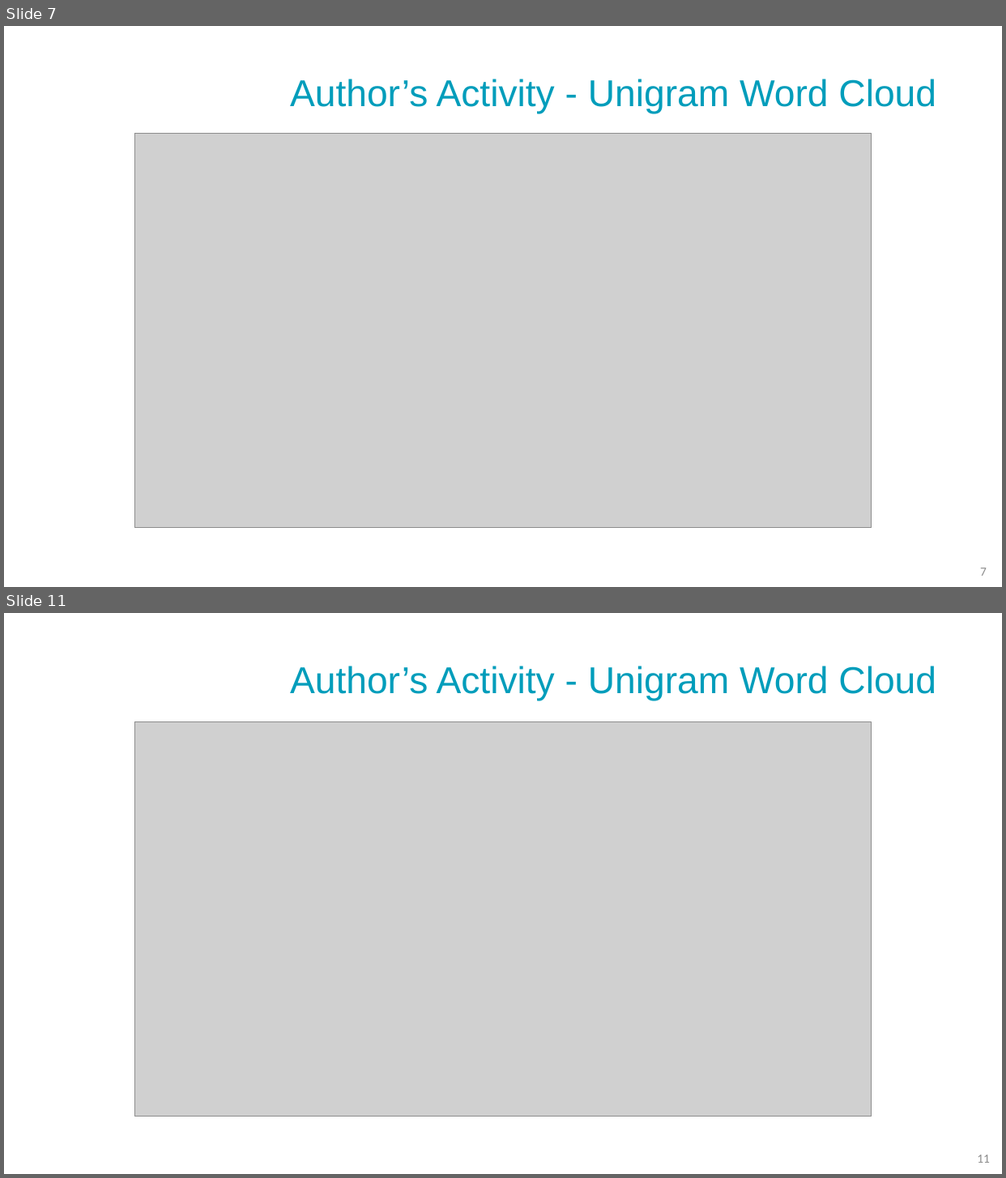
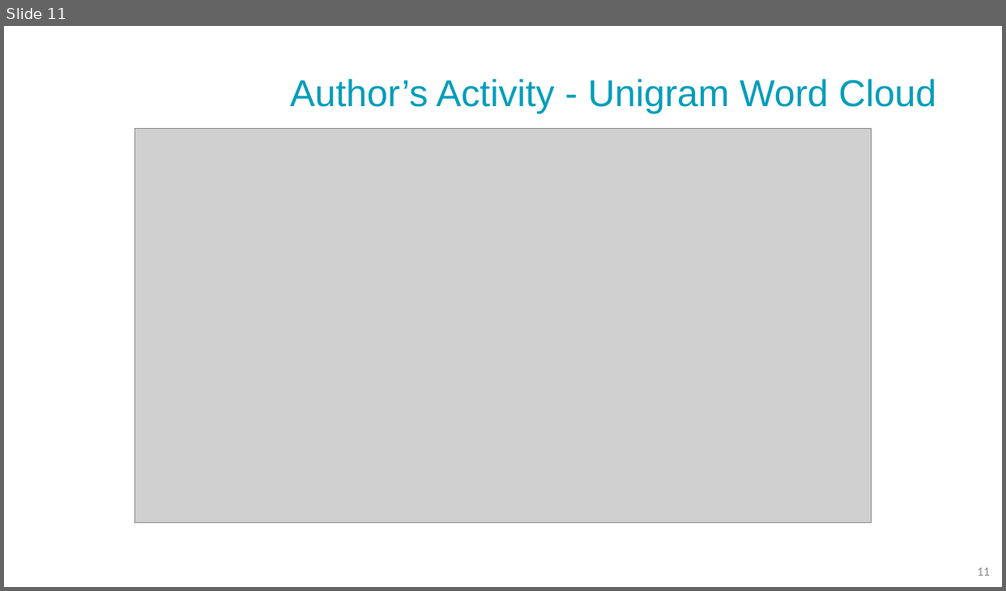
Before and after one commit to NoaTal1996/Backbone-Graph, a slide deck: docs/meeting_with_Sayiqan/20250721.pptx. Shown one above the other, each under a label of ours: slides 7 and 11 before the commit, slide 11 after it; the slides between them are not shown. The pictures are 1006x1178 and 1006x591 pixels, drawn with LibreOffice and Linux fonts; fonts in the diff are those of the drawing; grey boxes stand for pictures; background and template pictures are left out. Boxes give left, top, right and bottom in pixels: in the first picture for what was removed or moved away, otherwise in the second. Text is boxed around its words. In the diff, an @@ line names an element or a change of style, - is before the commit and + after.

```diff
--- a/docs/meeting_with_Sayiqan/20250721.pptx
+++ b/docs/meeting_with_Sayiqan/20250721.pptx
@@ slide 11 removed at bbox=[4, 613, 1002, 1174], background picture (left out) @@
@@ text removed at bbox=[290, 666, 936, 701] @@
-Author’s Activity - Unigram Word Cloud
@@ picture removed at bbox=[135, 722, 871, 1117] @@
@@ page number removed at bbox=[977, 1155, 990, 1163] @@
-11
@@ what was slide 7 is now slide 11 @@
@@ slide 11 changed as well @@
@@ picture: place and size @@
-picture at bbox=[135, 134, 871, 528]
+picture at bbox=[135, 129, 871, 523]
@@ page number at bbox=[977, 568, 990, 576]: text changed @@
-7
+11
```
Also in this commit, not shown: 7 other slides changed, 3 slides added, 2 other slides removed.
